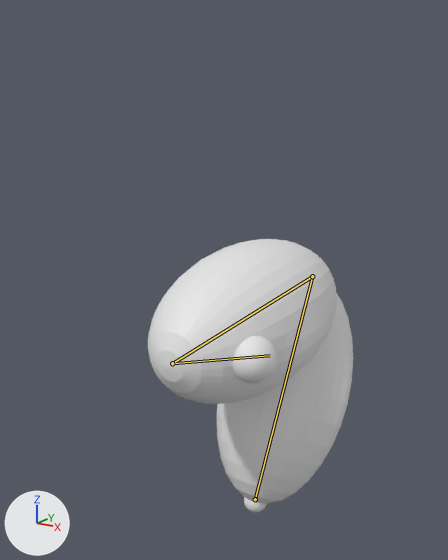
The Blender file 2boneRigUpdate.blend as it was, and as the next commit left it.
Rendered twice from a camera (50 mm lens) standing at (4.2, -2.79, 3.84) and looking at (-0.32, 3.96, 1.57). Lighting does not change. The marker at lower left points along +X, +Y and +Z. Both versions are drawn at the pose saved in each file; the numbers are the values there. The bones that bend it are drawn over the model as lines.

Names of what the first picture shows: 'J1', 'Sphere', 'Sphere.001', 'ball'.
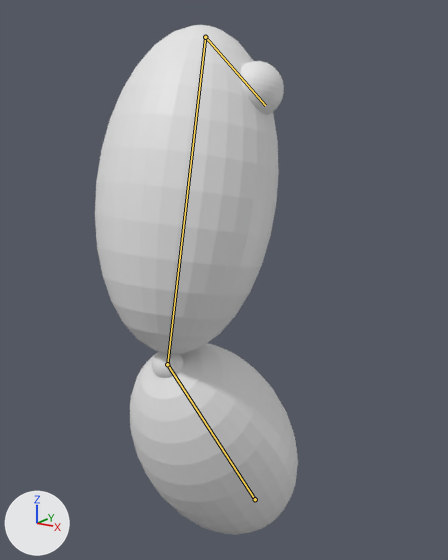
The change in detail:
Bone 'Bone' (bone_bone) turns from (-29, 0, 0) to (34, 0, 0) degrees about its own x, y and z.
Bone 'Bone.001' (bone_bone_001) turns from (122, 0, 0) to (-47, 0, 0) degrees about its own x, y and z.

Location of each change, (x1, y1, x2, y2) in pixels of the pictures (448 x 560 px):
'Sphere.001', posed (99% taller)
    before: (148, 239, 337, 404)
    after: (95, 25, 279, 354)
'Sphere', posed (23% wider, 9% shorter)
    before: (217, 293, 353, 504)
    after: (130, 343, 298, 534)
'ball', posed
    before: (233, 336, 277, 383)
    after: (240, 61, 284, 115)
bone 'Bone', root to tip
    before: (255, 499) to (312, 276)
    after: (255, 499) to (167, 364)
bone 'Bone.001', root to tip
    before: (312, 276) to (172, 363)
    after: (167, 364) to (205, 37)
